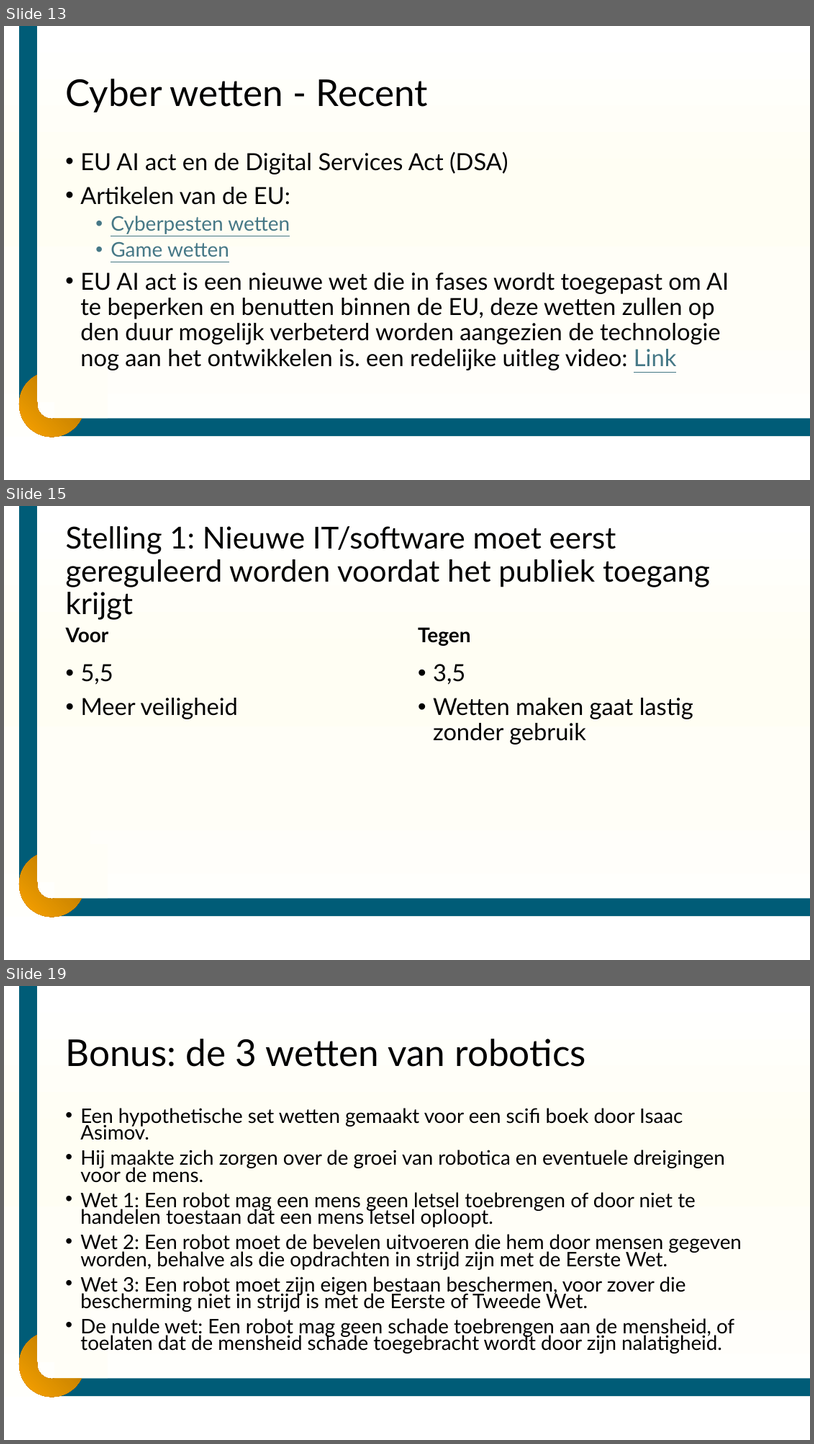
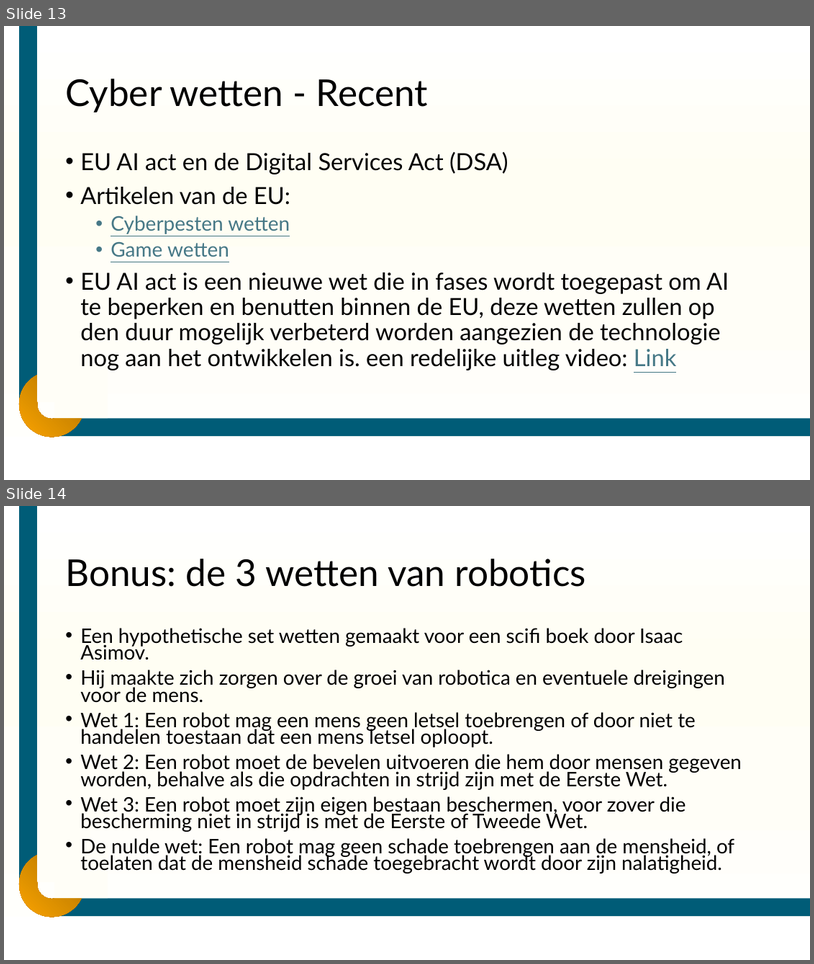
Before and after one commit to DummyMeneer/Cyber-Security, a slide deck: Lesmateriaal/Slides/Cysec – les 3 - Internationale en europese wetten.pptx. Shown one above the other, each under a label of ours: slides 13, 15 and 19 before the commit, slides 13 and 14 after it; the slides between them are not shown. The pictures are 814x1444 and 814x964 pixels, drawn with LibreOffice and Linux fonts; fonts in the diff are those of the drawing; background and template pictures are left out. Boxes give left, top, right and bottom in pixels: in the first picture for what was removed or moved away, otherwise in the second. Text is boxed around its words. In the diff, an @@ line names an element or a change of style, - is before the commit and + after.

```diff
--- a/Lesmateriaal/Slides/Cysec – les 3 - Internationale en europese wetten.pptx
+++ b/Lesmateriaal/Slides/Cysec – les 3 - Internationale en europese wetten.pptx
@@ slide 15 removed at (4,506,810,960), background gradient #FFFFFF to #FFFEF3 to #FFFEF7; not listed: 5 template elements that a slide beside it also shows @@
@@ title removed at (66,526,710,620) @@
-Stelling 1: Nieuwe IT/software moet eerst gereguleerd worden voordat het publiek toegang krijgt
@@ text removed at (66,627,109,643) @@
-Voor
@@ text removed at (418,627,471,646) @@
-Tegen
@@ text removed at (81,664,238,719) @@
-• 5,5
-• Meer veiligheid
@@ text removed at (433,664,694,744) @@
-• 3,5
-• Wetten maken gaat lastig zonder gebruik
@@ what was slide 19 is now slide 14 @@
```
Also in this commit, not shown: 1 slide changed, 4 other slides removed, 12 other files.
